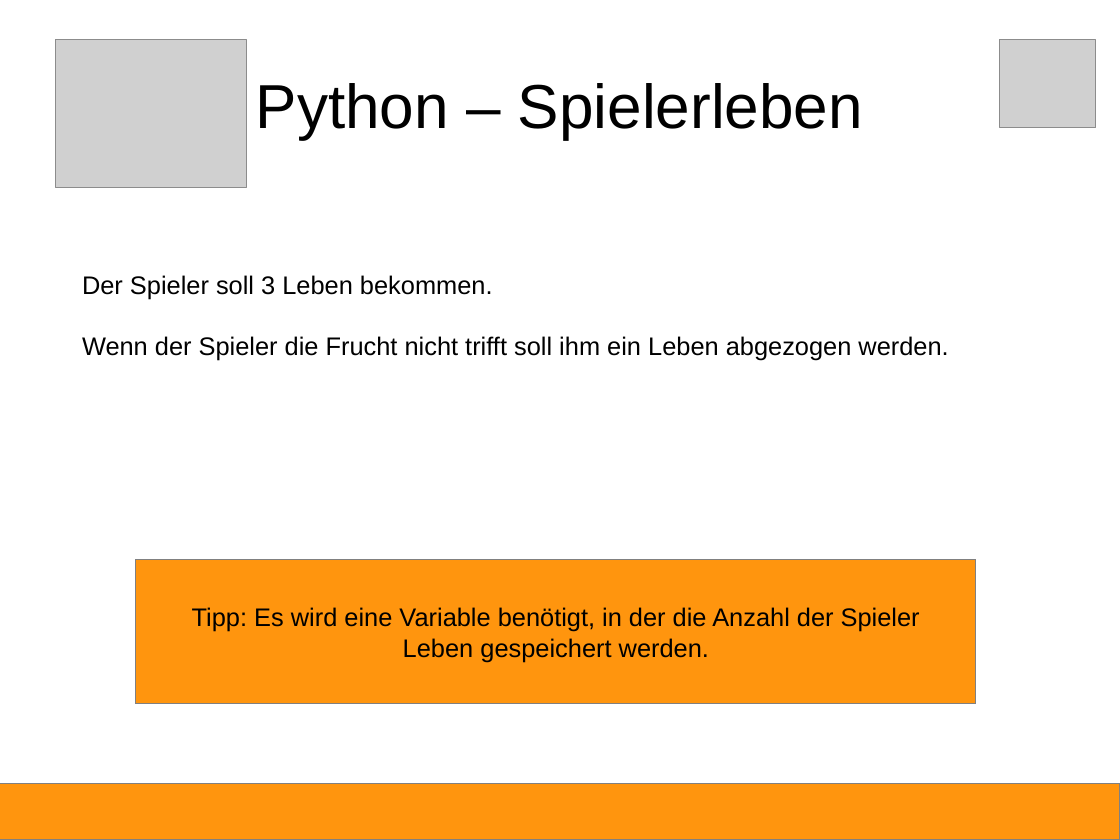
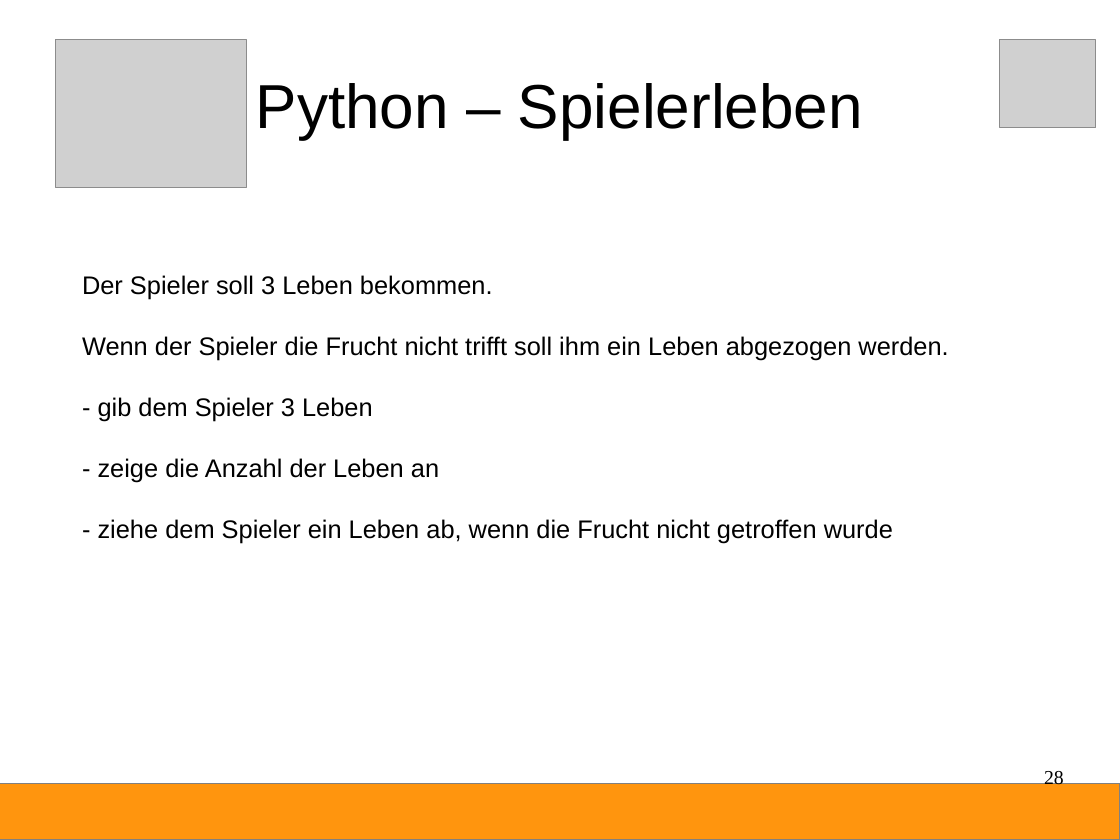
Before and after one commit to Devoxx4KidsDE/python-games, a slide deck: slide 28 of fruchthuhn/Python-Anleitung.odp (slide 25 before the commit). Drawn at 1120x840 pixels with LibreOffice and Linux fonts; fonts in the diff are those of the drawing; grey boxes stand for pictures. Boxes give left, top, right and bottom in pixels: in the first picture for what was removed or moved away, otherwise in the second. Text is boxed around its words. In the diff, an @@ line names an element or a change of style, - is before the commit and + after.

```diff
--- a/fruchthuhn/Python-Anleitung.odp
+++ b/fruchthuhn/Python-Anleitung.odp
@@ text at (98, 397, 893, 543): paragraphs added @@
+- gib dem Spieler 3 Leben
+- zeige die Anzahl der Leben an
+- ziehe dem Spieler ein Leben ab, wenn die Frucht nicht getroffen wurde
@@ rectangle removed at (136, 560, 977, 704) @@
-Tipp: Es wird eine Variable benötigt, in der die Anzahl der Spieler
-Leben gespeichert werden.
@@ page number added at (1044, 769, 1064, 789), 14 pt, text #000000 @@
+28
```
Also in this commit, not shown: 34 other slides changed, 7 slides added, 1 slide removed, 1 other file.
